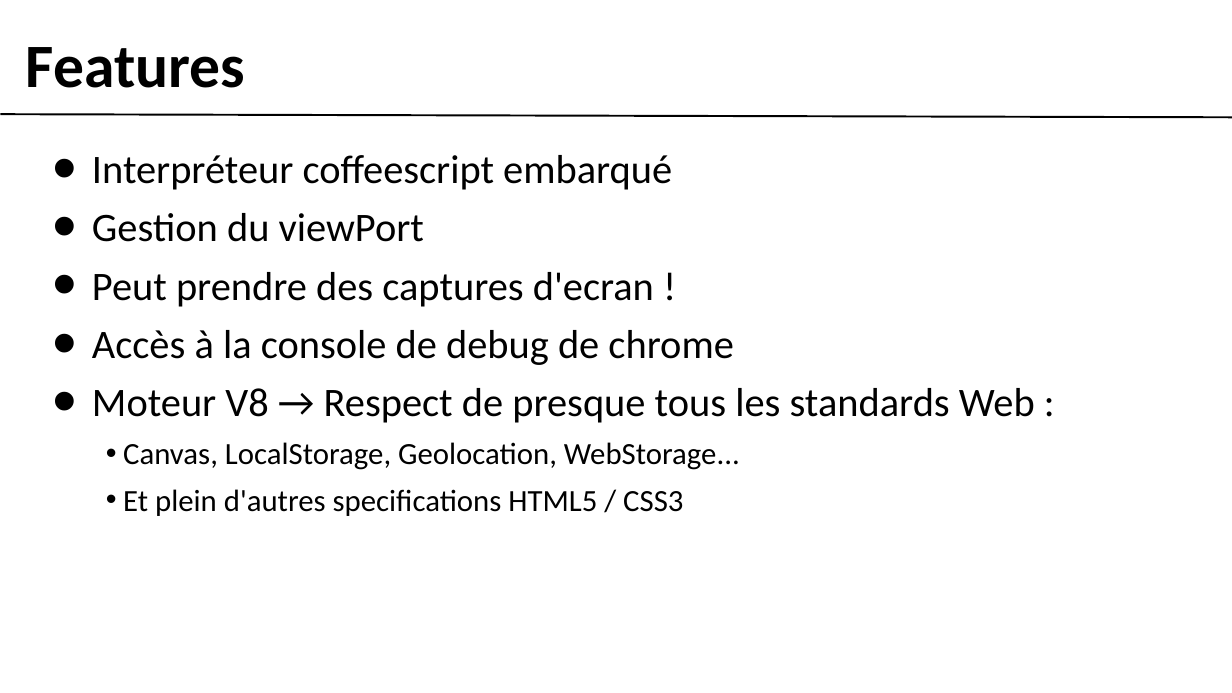
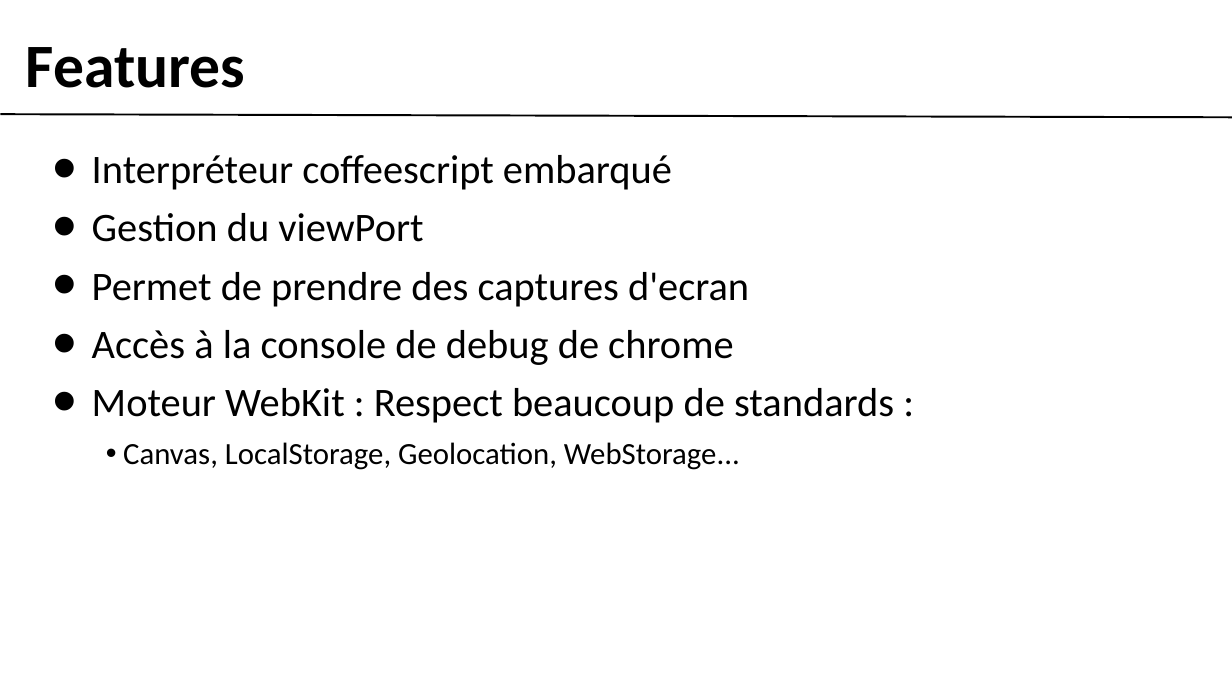
Before and after one commit to gobengo/devoxx-panorama-js-testing, a slide deck: slide 4 of doc/phantom_part.ppt. Drawn at 1232x693 pixels with LibreOffice and Linux fonts; fonts in the diff are those of the drawing; background and template pictures are left out. Boxes give left, top, right and bottom in pixels: in the first picture for what was removed or moved away, otherwise in the second. Text is boxed around its words. In the diff, an @@ line names an element or a change of style, - is before the commit and + after.

```diff
--- a/doc/phantom_part.ppt
+++ b/doc/phantom_part.ppt
@@ text at (92, 272, 749, 307): text changed @@
-• Peut prendre des captures d'ecran !
+• Permet de prendre des captures d'ecran
@@ text at (92, 388, 894, 423): text changed @@
-• Moteur V8 → Respect de presque tous les standards Web :
+• Moteur WebKit : Respect beaucoup de standards :
@@ text at (123, 489, 683, 516): paragraph removed @@
-    • Et plein d'autres specifications HTML5 / CSS3
```
Also in this commit, not shown: 3 other slides changed, 5 slides added, 3 slides removed, 1 other file.
